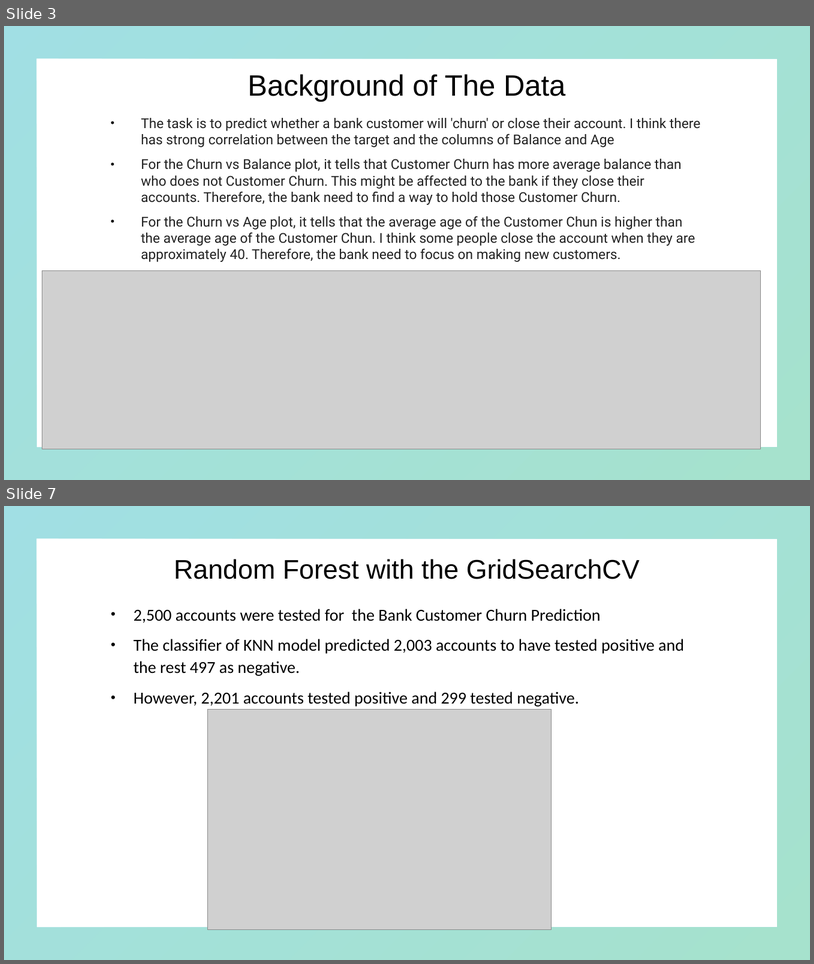
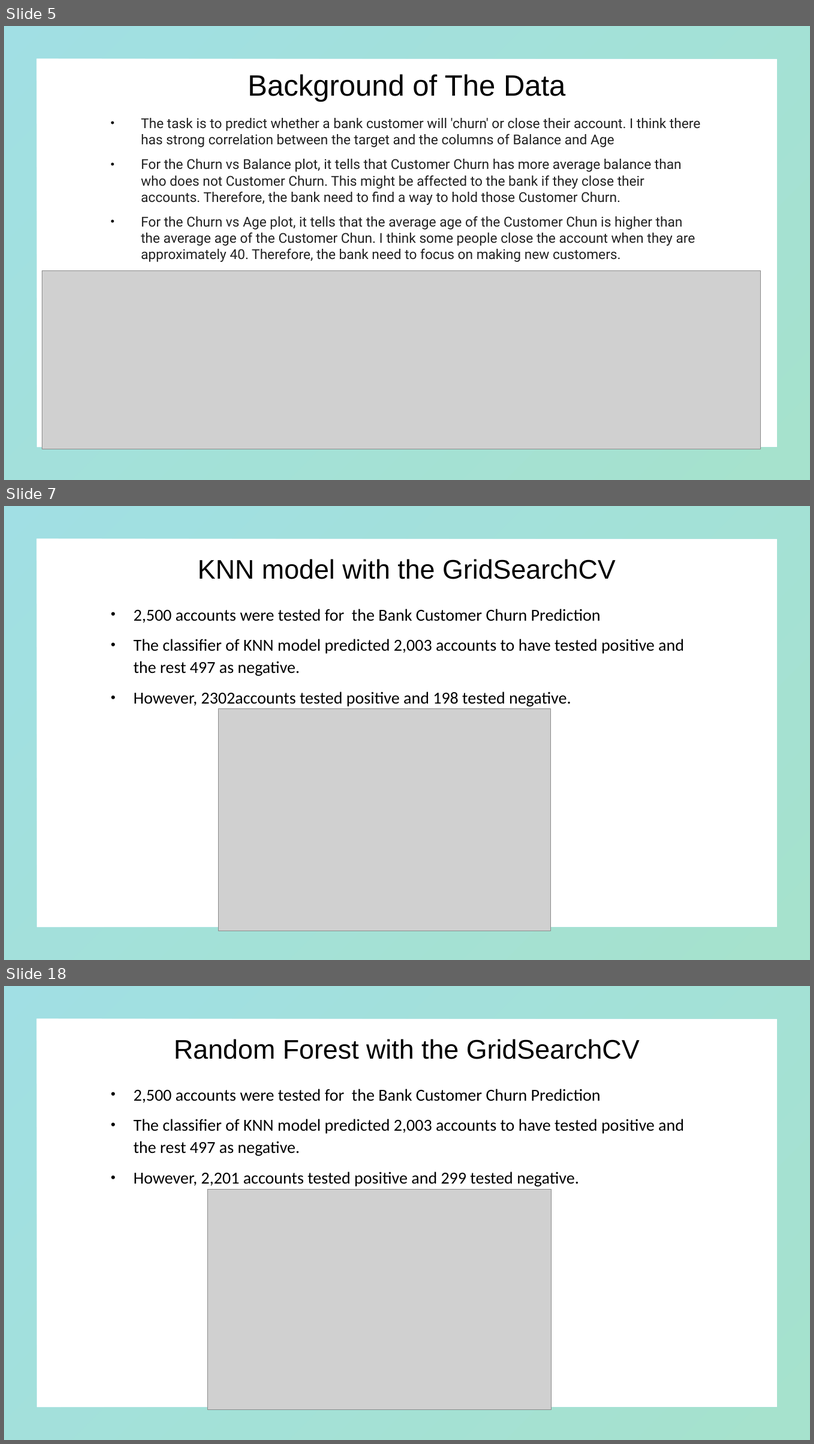
Before and after one commit to youngjin1106/project-2, a slide deck: Project 2 presentation .pptx. Shown one above the other, each under a label of ours: slides 3 and 7 before the commit, slides 5, 7 and 18 after it; the slides between them are not shown. The pictures are 814x964 and 814x1444 pixels, drawn with LibreOffice and Linux fonts; fonts in the diff are those of the drawing; grey boxes stand for pictures; background and template pictures are left out. Boxes give left, top, right and bottom in pixels: in the first picture for what was removed or moved away, otherwise in the second. Text is boxed around its words. In the diff, an @@ line names an element or a change of style, - is before the commit and + after.

```diff
--- a/Project 2 presentation .pptx
+++ b/Project 2 presentation .pptx
@@ slide 7 added at <box>4,506,810,960</box>, background picture (left out); not listed: 1 template element that a slide beside it also shows @@
@@ title added at <box>198,559,616,579</box>, 32 pt, text #000000 @@
+KNN model with the GridSearchCV
@@ subtitle added at <box>134,609,684,706</box>, 20 pt, text #000000 @@
+• 2,500 accounts were tested for the Bank Customer Churn Prediction
+• The classifier of KNN model predicted 2,003 accounts to have tested positive and the rest 497 as negative.
+• However, 2302accounts tested positive and 198 tested negative.
@@ picture added at <box>219,709,551,930</box> @@
@@ what was slide 3 is now slide 5 @@
@@ what was slide 7 is now slide 18 @@
```
Also in this commit, not shown: 2 slides changed, 12 other slides added.
